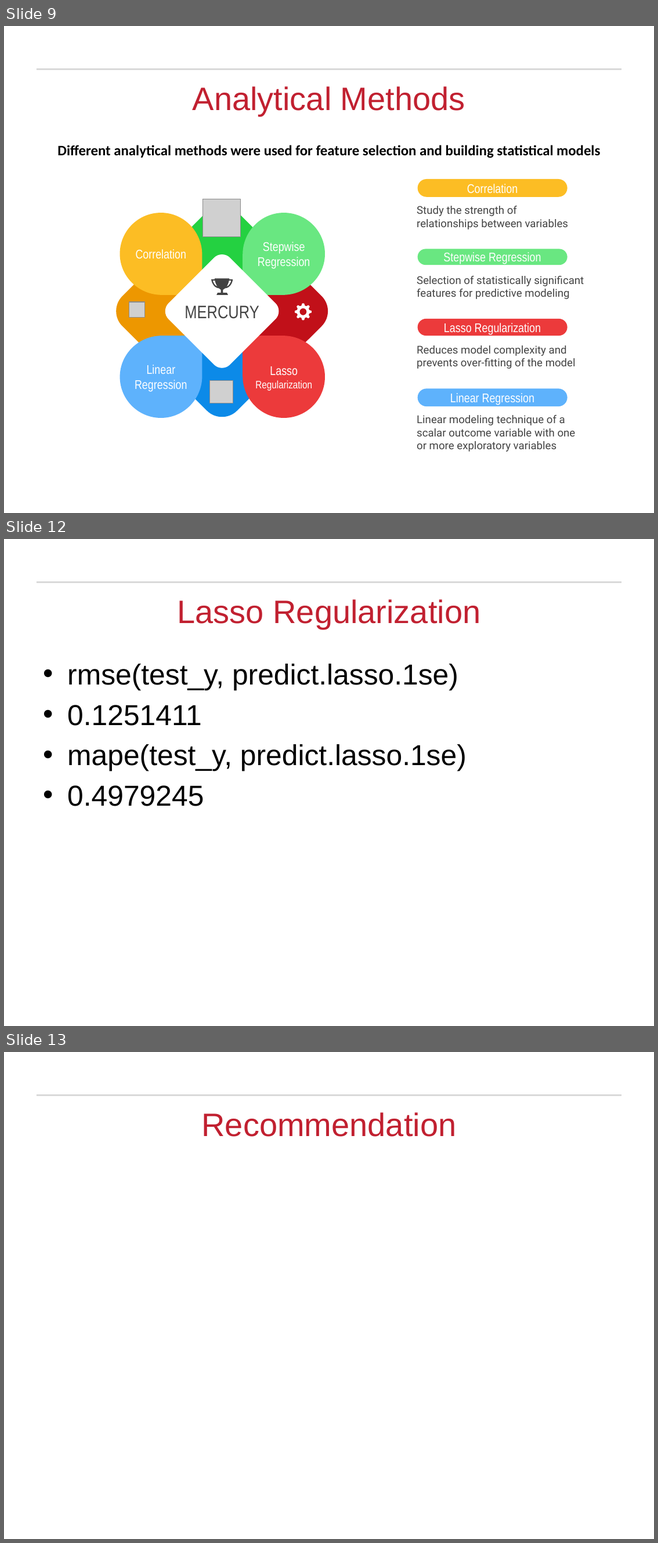
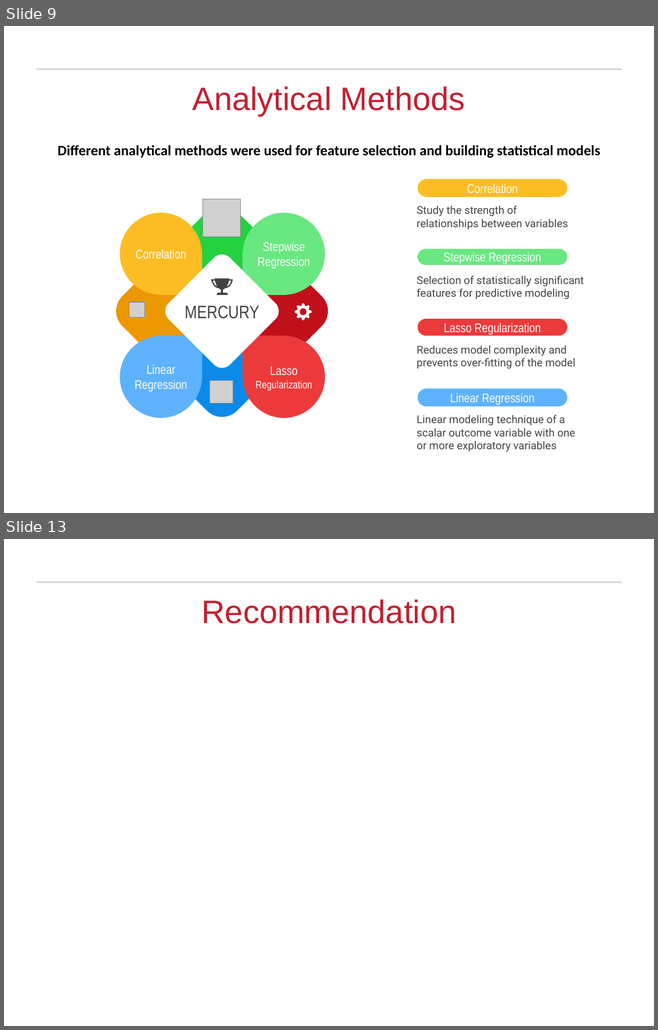
Before and after one commit to rajakash31/Presidential_Election_2016_Classification, a slide deck: Final Submission/Presidential Election Analysis_Final.pptx. Shown one above the other, each under a label of ours: slides 9, 12 and 13 before the commit, slides 9 and 13 after it; the slides between them are not shown. The pictures are 658x1543 and 658x1030 pixels, drawn with LibreOffice and Linux fonts; fonts in the diff are those of the drawing; grey boxes stand for pictures; background and template pictures are left out. Boxes give left, top, right and bottom in pixels: in the first picture for what was removed or moved away, otherwise in the second. Text is boxed around its words. In the diff, an @@ line names an element or a change of style, - is before the commit and + after.

```diff
--- a/Final Submission/Presidential Election Analysis_Final.pptx
+++ b/Final Submission/Presidential Election Analysis_Final.pptx
@@ slide 12 removed at (x1=4, y1=539, x2=654, y2=1026), background #FFFFFF; not listed: 1 template element that a slide beside it also shows @@
@@ title removed at (x1=177, y1=599, x2=480, y2=629) @@
-Lasso Regularization
@@ text removed at (x1=67, y1=664, x2=466, y2=806) @@
-• rmse(test_y, predict.lasso.1se)
-• 0.1251411
-• mape(test_y, predict.lasso.1se)
-• 0.4979245
```
Also in this commit, not shown: 6 slides changed, 1 slide added, 20 other files.
